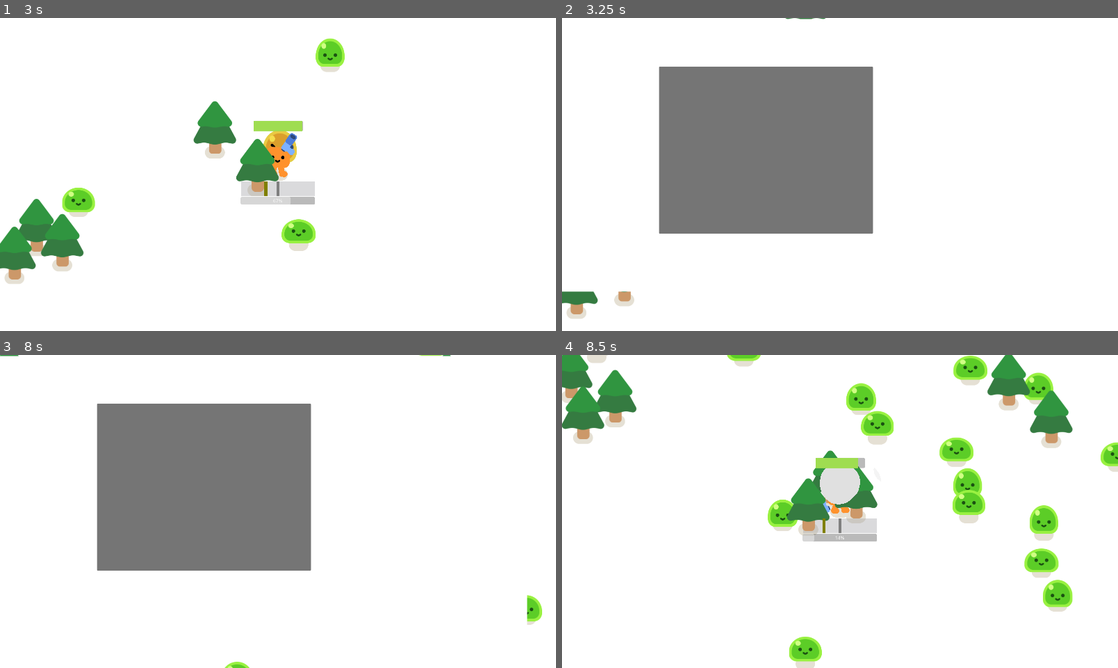
Above: before the commit, frames 1-4 (two rows, left to right).
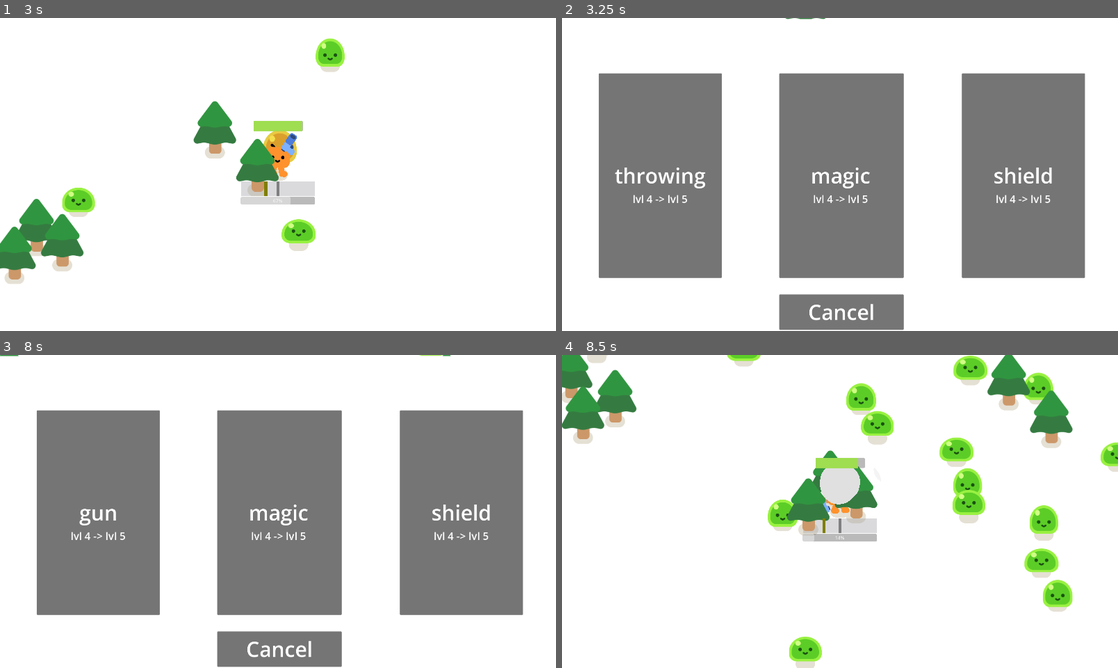
Above: after the commit, the same moments.

Repository: BrainDeadO7/GameDevS
Game: Godot game, scene res://survivors_game.tscn
The game is run twice, just before and just after one commit, with the same random seed, the same clock (stepped at 60 frames per second) and the same inputs.
Inputs (mouse positions are in pixels of both pictures, inside the frame that each line leads up to; where the layout moved, square brackets give the same spot in the first picture):
- Up to frame 1 (3 s): move the mouse to (400, 158) at 0.52 s; hold D (move_right) 0.53-1.28 s; click (400, 158) at 0.67 s; move the mouse to (166, 190) at 1.27 s; hold S (move_down) 1.28-2.03 s; click (166, 190) at 1.42 s; move the mouse to (333, 105) at 2.02 s; hold D (move_right) 2.03-2.78 s; click (333, 105) at 2.17 s; move the mouse to (250, 237) at 2.77 s; hold W (move_up) from 2.78 s (still down); click (250, 237) at 2.92 s
- Up to frame 2 (3.25 s): keep holding W (move_up)
- Up to frame 3 (8 s): release W (move_up) at 3.5 s; click (278, 649) [205, 486] at 3.5 s; move the mouse to (444, 558) at 4.27 s; hold A (move_left) 4.28-5.78 s; click (444, 558) at 4.42 s; move the mouse to (111, 464) at 5.02 s; click (111, 464) at 5.17 s; move the mouse to (305, 511) at 5.77 s; hold S (move_down) 5.78-6.53 s; click (305, 511) at 5.92 s; move the mouse to (194, 433) at 6.52 s; hold D (move_right) 6.53-7.28 s; click (194, 433) at 6.67 s; move the mouse to (400, 495) at 7.27 s; hold W (move_up) from 7.28 s (still down); click (400, 495) at 7.42 s
- Up to frame 4 (8.5 s): release W (move_up) at 8 s; click (662, 511) at 8 s, where only the run after the commit has a clickable "gun"

Frame 1 is identical in both runs. In frame 2, 39% of the frame differs, in the area x 0-95%, y 15-100%; in frame 3, 38%; in frame 4, nothing differs.

Commit message:
LevelUpUI
added skills in player, added ui for upgrade

Diff:
--- a/LevelUpMenu.tscn
+++ b/LevelUpMenu.tscn
@@ -8,16 +8,112 @@
 
 [node name="ColorRect" type="ColorRect" parent="." unique_id=346773228]
 offset_top = 4.0
-offset_right = 1820.0
-offset_bottom = 944.0
+offset_right = 1943.0
+offset_bottom = 1101.0
 
 [node name="Button" type="Button" parent="." unique_id=348015016]
+anchors_preset = 15
+anchor_right = 1.0
+anchor_bottom = 1.0
+offset_left = 750.0
+offset_top = 954.0
+offset_right = -740.0
+offset_bottom = -4.0
+
+[node name="Label" type="Label" parent="Button" unique_id=716374591]
+layout_mode = 0
+offset_right = 430.0
+offset_bottom = 122.0
+theme_override_font_sizes/font_size = 72
+text = "Cancel"
+horizontal_alignment = 1
+vertical_alignment = 1
+
+[node name="Button2" type="Button" parent="." unique_id=560127926]
 anchors_preset = -1
-anchor_right = 0.38200003
-anchor_bottom = 0.545
-offset_left = 335.0
-offset_top = 168.0
-offset_right = 340.55994
-offset_bottom = 155.39996
+anchor_right = 0.34800002
+anchor_bottom = 1.019
+offset_left = 127.0
+offset_top = 191.0
+offset_right = -116.160034
+offset_bottom = -203.52002
+
+[node name="skill" type="Label" parent="Button2" unique_id=1938207619]
+layout_mode = 0
+offset_right = 425.0
+offset_bottom = 706.0
+theme_override_font_sizes/font_size = 72
+text = "test"
+horizontal_alignment = 1
+vertical_alignment = 1
+
+[node name="lvl" type="Label" parent="Button2" unique_id=1675467710]
+layout_mode = 0
+offset_top = 161.0
+offset_right = 425.0
+offset_bottom = 706.0
+theme_override_font_sizes/font_size = 36
+text = "test"
+horizontal_alignment = 1
+vertical_alignment = 1
+
+[node name="Button3" type="Button" parent="." unique_id=1381141070]
+anchors_preset = -1
+anchor_right = 0.34800002
+anchor_bottom = 1.019
+offset_left = 750.0
+offset_top = 191.0
+offset_right = 511.83997
+offset_bottom = -203.52002
+
+[node name="skill" type="Label" parent="Button3" unique_id=268371644]
+layout_mode = 0
+offset_right = 425.0
+offset_bottom = 706.0
+theme_override_font_sizes/font_size = 72
+text = "test"
+horizontal_alignment = 1
+vertical_alignment = 1
+
+[node name="lvl" type="Label" parent="Button3" unique_id=1861484340]
+layout_mode = 0
+offset_top = 161.0
+offset_right = 425.0
+offset_bottom = 706.0
+theme_override_font_sizes/font_size = 36
+text = "test"
+horizontal_alignment = 1
+vertical_alignment = 1
+
+[node name="Button4" type="Button" parent="." unique_id=277183023]
+anchors_preset = -1
+anchor_right = 0.34800002
+anchor_bottom = 1.019
+offset_left = 1381.0
+offset_top = 191.0
+offset_right = 1137.84
+offset_bottom = -203.52002
+
+[node name="skill" type="Label" parent="Button4" unique_id=763751682]
+layout_mode = 0
+offset_right = 425.0
+offset_bottom = 706.0
+theme_override_font_sizes/font_size = 72
+text = "test"
+horizontal_alignment = 1
+vertical_alignment = 1
+
+[node name="lvl" type="Label" parent="Button4" unique_id=1953026013]
+layout_mode = 0
+offset_top = 161.0
+offset_right = 425.0
+offset_bottom = 706.0
+theme_override_font_sizes/font_size = 36
+text = "test"
+horizontal_alignment = 1
+vertical_alignment = 1
 
 [connection signal="pressed" from="Button" to="." method="_on_button_pressed"]
+[connection signal="pressed" from="Button2" to="." method="_on_button_2_pressed"]
+[connection signal="pressed" from="Button3" to="." method="_on_button_3_pressed"]
+[connection signal="pressed" from="Button4" to="." method="_on_button_4_pressed"]
--- a/PauseMenu.gd
+++ b/PauseMenu.gd
@@ -1,20 +1,98 @@
 extends CanvasLayer
 
+@onready var player = get_node("/root/Game/Player")
+@onready var player_skills = player.player_skills #스킬이 딕셔너리 형태로 여기 저장됨
+@onready var ui_skill1:Label = $Button2/skill
+@onready var ui_skill2:Label = $Button3/skill
+@onready var ui_skill3:Label = $Button4/skill
+@onready var ui_lvl1:Label = $Button2/lvl
+@onready var ui_lvl2:Label = $Button3/lvl
+@onready var ui_lvl3:Label = $Button4/lvl
 
+var skill_list = ["gun","swip","throwing","magic","shield"]
+var temp = skill_list.duplicate()
 func _ready():
 	visible = false # 처음엔 숨김
+
+func when_opened(button_number):
+	if button_number == 1:
+		pass
+	elif button_number == 2:
+		pass
+	elif button_number == 3:
+		pass
+
 
 # 외부에서 호출할 "열기" 함수
 func open_pause_menu():
 	get_tree().paused = true  # 게임 정지
 	visible = true            # UI 표시
-	# 마우스 커서가 필요하다면 추가
-	Input.mouse_mode = Input.MOUSE_MODE_VISIBLE
+	#스킬 3개 shuffle
+	temp = skill_list.duplicate()
+	#스킬 이름 + 레벨 ui에 표기
+	if len(temp)>2: #3개 이상
+		temp.shuffle()
+		temp = temp.slice(0,3) #temp에 3개를 할당
+		#스킬 적힌걸로 ui 변경
+		ui_skill1.text = temp[0]
+		ui_skill2.text = temp[1]
+		ui_skill3.text = temp[2]
+		ui_lvl1.text = "lvl "+str(player_skills[temp[0]])+" -> lvl "+str((player_skills[temp[0]]+1))
+		ui_lvl2.text = "lvl "+str(player_skills[temp[1]])+" -> lvl "+str((player_skills[temp[1]]+1))
+		ui_lvl3.text = "lvl "+str(player_skills[temp[2]])+" -> lvl "+str((player_skills[temp[2]]+1))
+	elif len(temp)==2: #2개만 있을때
+		pass
+		#스킬 적힌걸로 ui 변경
+		ui_skill1.text = temp[0]
+		ui_skill2.text = temp[1]
+		ui_skill3.text = "X"
+		ui_lvl1.text = "lvl "+str(player_skills[temp[0]])+" -> lvl "+str((player_skills[temp[0]]+1))
+		ui_lvl2.text = "lvl "+str(player_skills[temp[1]])+" -> lvl "+str((player_skills[temp[1]]+1))
+		ui_lvl3.text = ""
+	elif len(temp)==1: #1개만 있을때
+		ui_skill1.text = temp[0]
+		ui_skill2.text = "X"
+		ui_skill3.text = "X"
+		ui_lvl1.text = "lvl "+str(player_skills[temp[0]])+" -> lvl "+str((player_skills[temp[0]]+1))
+		ui_lvl2.text = ""
+		ui_lvl3.text = ""
+	else: #0개일 때
+		ui_skill1.text = "X"
+		ui_skill2.text = "X"
+		ui_skill3.text = "X"
+		ui_lvl1.text = ""
+		ui_lvl2.text = ""
+		ui_lvl3.text = ""
+func skip():
+	get_tree().paused = false # 게임 재개
+	visible = false           # UI 숨김
 
 # "해제" 버튼에 연결할 함수
-func _on_button_pressed():
-	print("Pressed!")
-	get_tree().paused = false # 게임 재개
-	visible = false           # UI 숨김
+func _on_button_pressed(): #Cancel
+	skip()          # UI 숨김
 	# 게임용 마우스 모드로 복구 (필요시)
 	# Input.mouse_mode = Input.MOUSE_MODE_CAPTURED
+
+
+func levelup(n):
+	if len(temp)>n:
+		player_skills[temp[n]] +=1
+		if player_skills[temp[n]] > 4:
+			skill_list.erase(temp[n]) #레벨이 5라면 만렙이므로 스킬리스트에서 삭제
+		skip()
+
+func _on_button_2_pressed():
+	levelup(0)
+	#print("%s has upgraded! now %d level!"%[temp[0], player_skills[temp[0]]])
+
+
+
+func _on_button_3_pressed():
+	levelup(1)
+	#print("%s has upgraded! now %d level!"%[temp[1], player_skills[temp[1]]])
+
+
+
+func _on_button_4_pressed():
+	levelup(2)
+	#print("%s has upgraded! now %d level!"%[temp[2], player_skills[temp[2]]])
--- a/player.gd
+++ b/player.gd
@@ -1,6 +1,14 @@
 extends CharacterBody2D
 
 signal health_depleted
+
+var player_skills = {
+	"gun": 4,
+	"swip": 4,
+	"throwing": 4,
+	"magic": 4,
+	"shield": 4
+} #플레이어 스킬들. 최소0 ~ 최대5로 설정할 예정
 
 var health = 100.0
 @export var required_exp = 3
--- a/survivors_game.tscn
+++ b/survivors_game.tscn
@@ -115,6 +115,7 @@
 
 [node name="LevelUpMenu" parent="." unique_id=1278226315 instance=ExtResource("8_3uxnc")]
 unique_name_in_owner = true
+visible = false
 
 [node name="CanvasLayer" type="CanvasLayer" parent="." unique_id=1066809076]
 layer = -32
